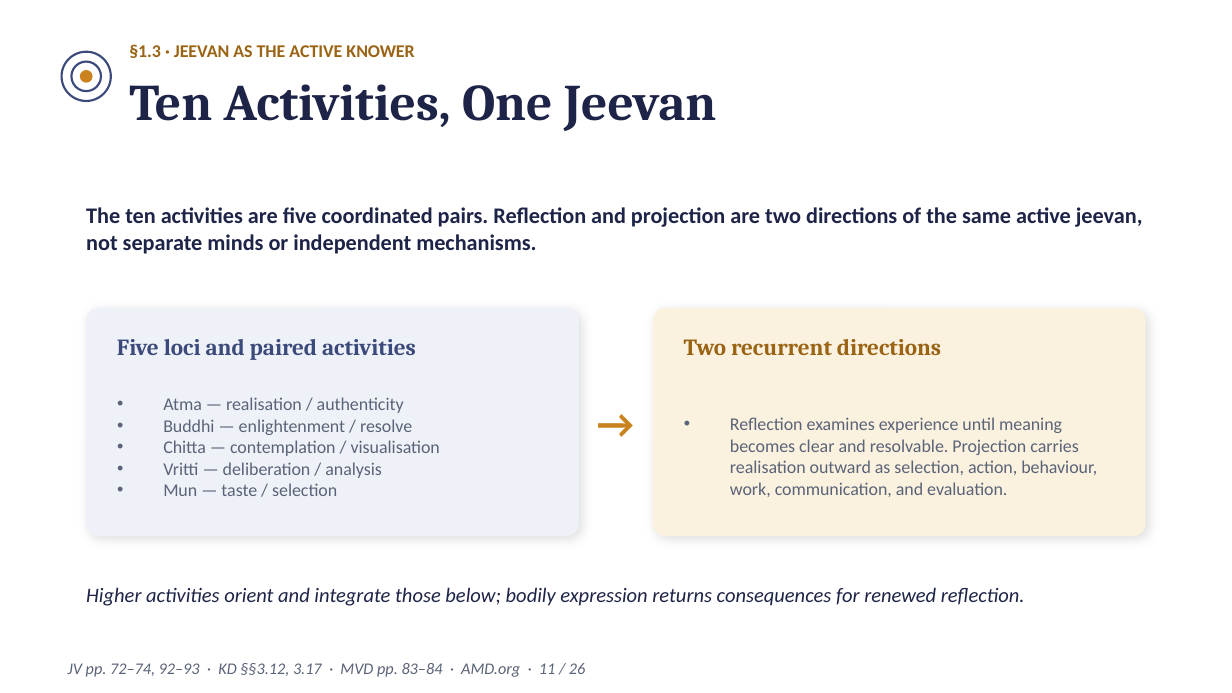
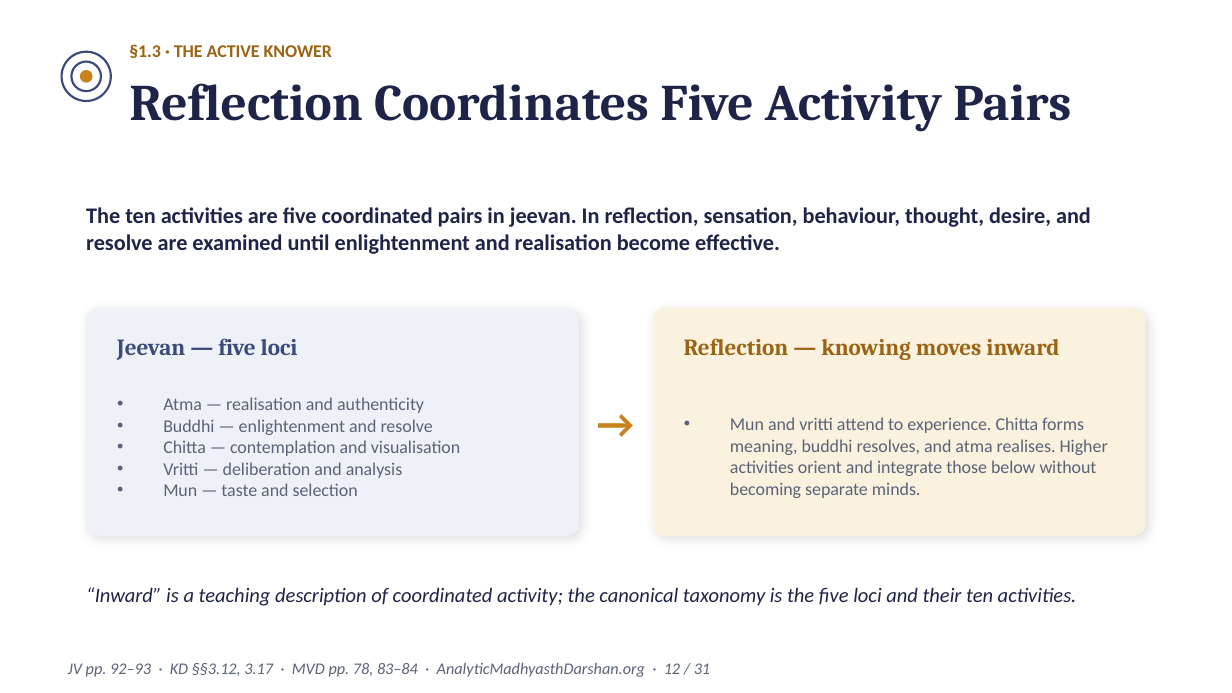
Before and after one commit to raghavamohan/AnalyticMadhyasthDarshan, a slide deck: slide 12 of Studies/The-Epistemology-of-Coexistence/The-Epistemology-of-Coexistence-Madhyasth-Darshan.pptx (slide 11 before the commit). Drawn at 1232x693 pixels with LibreOffice and Linux fonts; fonts in the diff are those of the drawing. Boxes give left, top, right and bottom in pixels: in the first picture for what was removed or moved away, otherwise in the second. Text is boxed around its words. In the diff, an @@ line names an element or a change of style, - is before the commit and + after.

```diff
--- a/Studies/The-Epistemology-of-Coexistence/The-Epistemology-of-Coexistence-Madhyasth-Darshan.pptx
+++ b/Studies/The-Epistemology-of-Coexistence/The-Epistemology-of-Coexistence-Madhyasth-Darshan.pptx
@@ text at (129, 44, 332, 58): text changed @@
-§1.3 · JEEVAN AS THE ACTIVE KNOWER
+§1.3 · THE ACTIVE KNOWER
@@ text at (129, 83, 1071, 131): text changed @@
-Ten Activities, One Jeevan
+Reflection Coordinates Five Activity Pairs
@@ text at (86, 207, 1091, 254): text changed @@
-The ten activities are five coordinated pairs. Reflection and projection are two directions of the same active jeevan, not separate minds or independent mechanisms.
+The ten activities are five coordinated pairs in jeevan. In reflection, sensation, behaviour, thought, desire, and resolve are examined until enlightenment and realisation become effective.
@@ text at (117, 338, 298, 360): text changed @@
-Five loci and paired activities
+Jeevan — five loci
@@ text at (684, 338, 1059, 360): text changed @@
-Two recurrent directions
+Reflection — knowing moves inward
@@ text at (163, 397, 460, 496): text changed @@
-• Atma — realisation / authenticity
-• Buddhi — enlightenment / resolve
-• Chitta — contemplation / visualisation
-• Vritti — deliberation / analysis
-• Mun — taste / selection
+• Atma — realisation and authenticity
+• Buddhi — enlightenment and resolve
+• Chitta — contemplation and visualisation
+• Vritti — deliberation and analysis
+• Mun — taste and selection
@@ text at (730, 417, 1108, 498): text changed @@
-• Reflection examines experience until meaning becomes clear and resolvable. Projection carries realisation outward as selection, action, behaviour, work, communication, and evaluation.
+• Mun and vritti attend to experience. Chitta forms meaning, buddhi resolves, and atma realises. Higher activities orient and integrate those below without becoming separate minds.
@@ text at (86, 587, 1077, 606): text changed @@
-Higher activities orient and integrate those below; bodily expression returns consequences for renewed reflection.
+“Inward” is a teaching description of coordinated activity; the canonical taxonomy is the five loci and their ten activities.
@@ text at (68, 662, 710, 677): text changed @@
-JV pp. 72–74, 92–93 · KD §§3.12, 3.17 · MVD pp. 83–84 · AMD.org · 11 / 26
+JV pp. 92–93 · KD §§3.12, 3.17 · MVD pp. 78, 83–84 · AnalyticMadhyasthDarshan.org · 12 / 31
```
Also in this commit, not shown: 17 other slides changed, 13 slides added, 8 slides removed.
